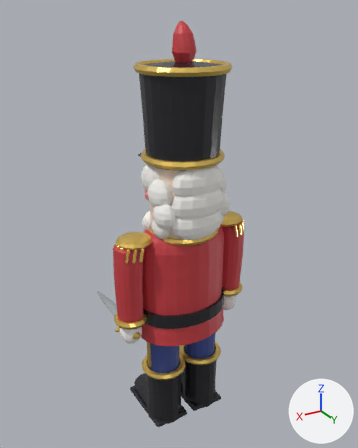
The glTF model Assets/Modelos/Cascanueces.glb as it was, and as the next commit left it.
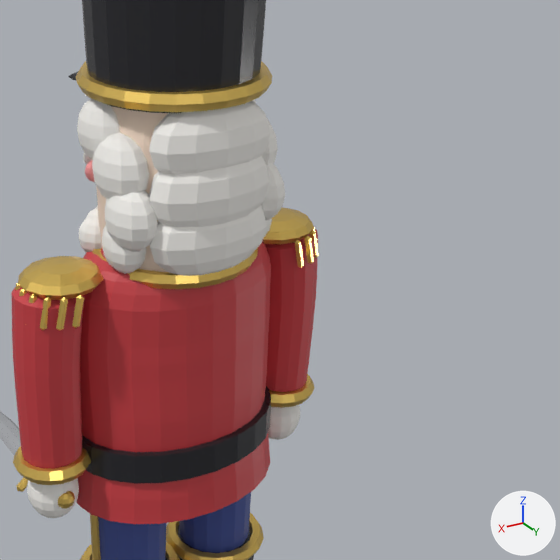
There are two pictures of each version: one whole from a camera (50 mm lens) standing at (1.198, 1.964, 2.144) and looking at (-0.026, -0.077, 1.124), one close up on the part from 30% to 97% of the width and 27% to 81% of the height. Every picture has the same lights, and +X, +Y and +Z are marked at lower right. The last two pictures show the newer version. Where no turn or scale is listed for an object, it has been applied to the vertices.

The first close-up shows 'Cas_BrazoL', 'Cas_BrazoR', 'Cas_Cabeza', 'Cas_Cuerpo', 'Cas_Mandibula', 'Cas_PiernaL', 'Cas_PiernaR'.
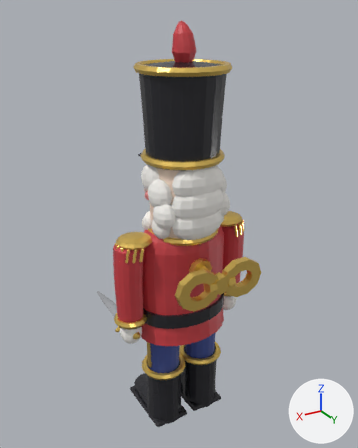
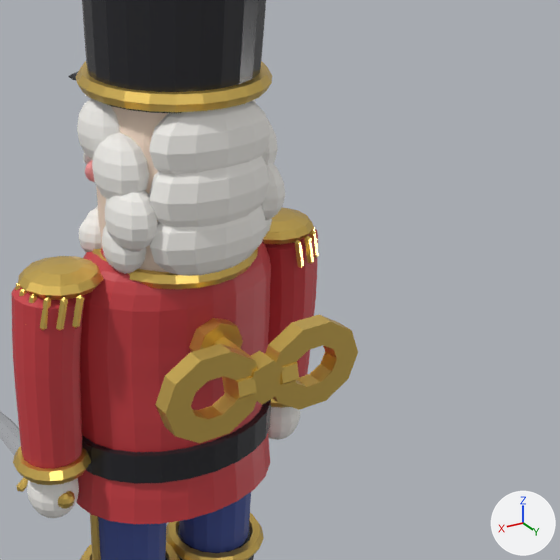
The change in detail:
Mesh me_cas_llave is new.
It has 144 vertices, 268 faces and spans x -0.232..0.232, y -0.016..0.215, z -0.091..0.091.
It uses material mat_cas_oro (yellow #f3ce6c).
Object 'Cas_Llave' (ob_cas_llave) is new; it shows me_cas_llave.
Its location is (0.0, 0.15, 0.98).

Changed parts and their boxes [x1, y1, x2, y2] in the close-ups (560 x 560 px):
'Cas_Llave', added (yellow)
    after: [155, 314, 358, 443]
